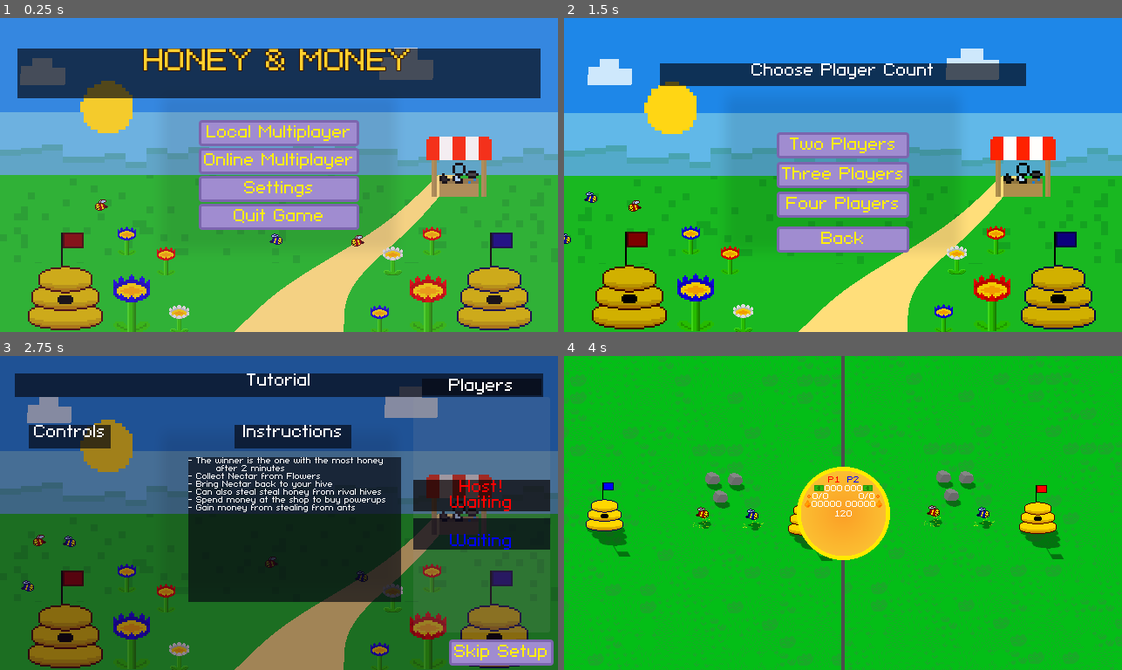
Above: before the commit, frames 1-4 (two rows, left to right).
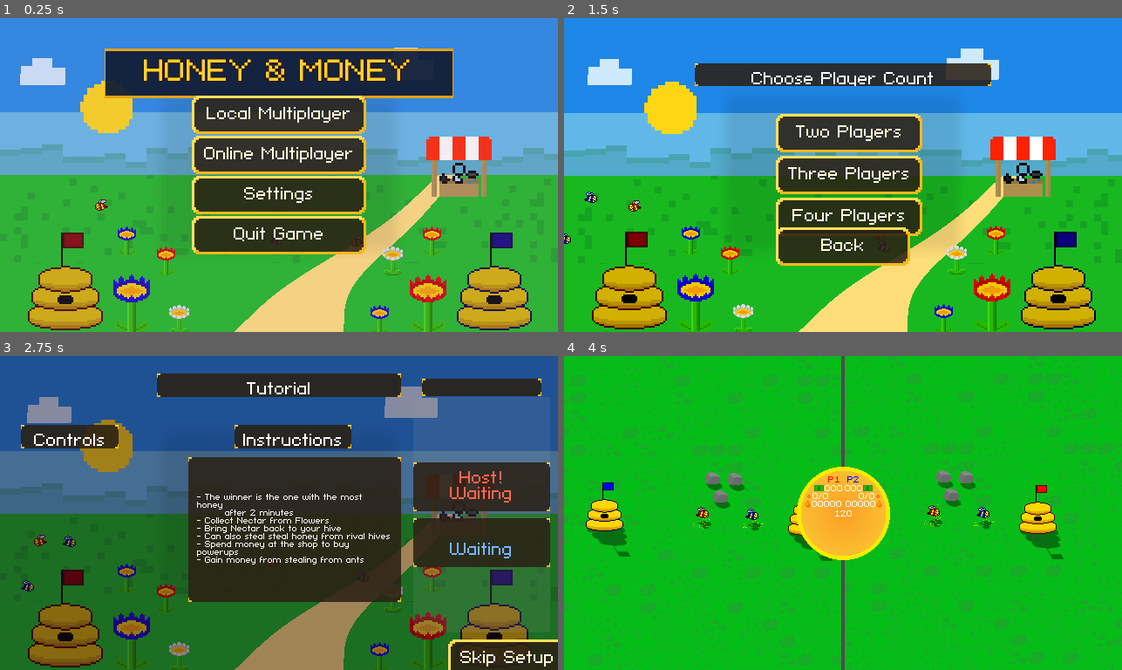
Above: after the commit, the same moments.

Repository: coloredasterisk/Alberta-Game-Jam-2026
Game: Godot game, scene res://scenes/main.tscn
The game is run twice, just before and just after one commit, with the same random seed, the same clock (stepped at 60 frames per second) and the same inputs.
Inputs (mouse positions are in pixels of both pictures, inside the frame that each line leads up to):
- Up to frame 1 (0.25 s): no input
- Up to frame 2 (1.5 s): tap Enter (p2_interact) at 0.5 s; move the mouse to (965, 159) at 0.52 s; hold D (p1_move_right) 0.53-1.25 s; tap E (p1_interact) at 0.6 s; click (965, 159) at 0.67 s; click "Local Multiplayer" at 1.25 s
- Up to frame 3 (2.75 s): click "Two Players" at 2 s
- Up to frame 4 (4 s): click "Skip Setup" at 2.75 s; drag from (731, 528) to (603, 516) at 3.52 s

The runs differ from the first frame. In frame 1, 24% of the frame differs, in the area x 3-97%, y 9-76%; in frame 2, 17%; in frame 3, 28%, in the area x 2-100%, y 5-100%; in frame 4, nothing differs.

Commit message:
Theme and align all pregame UI

Diff:
--- a/scenes/main.tscn
+++ b/scenes/main.tscn
@@ -306,9 +306,9 @@
 anchor_top = 0.5
 anchor_right = 0.5
 anchor_bottom = 0.5
-offset_left = -300.0
+offset_left = -200.0
 offset_top = -145.0
-offset_right = 300.0
+offset_right = 200.0
 offset_bottom = -88.0
 grow_horizontal = 2
 grow_vertical = 2
@@ -359,10 +359,13 @@
 
 [node name="TutorialTitle" type="RichTextLabel" parent="CanvasLayer/Screens/TutorialScreen" unique_id=1090403743]
 layout_mode = 0
-offset_left = 17.0
+anchor_left = 0.5
+anchor_right = 0.5
+offset_left = -140.0
 offset_top = 20.0
-offset_right = 623.0
+offset_right = 140.0
 offset_bottom = 47.0
+grow_horizontal = 2
 mouse_filter = 2
 bbcode_enabled = true
 text = "[center]Tutorial"
@@ -375,9 +378,9 @@
 
 [node name="ControlTitle" type="RichTextLabel" parent="CanvasLayer/Screens/TutorialScreen/ControlSection" unique_id=258007211]
 layout_mode = 0
-offset_left = 33.0
+offset_left = 24.0
 offset_top = 79.0
-offset_right = 127.0
+offset_right = 136.0
 offset_bottom = 106.0
 mouse_filter = 2
 bbcode_enabled = true
@@ -421,6 +424,7 @@
 offset_bottom = 207.0
 mouse_filter = 2
 theme_override_font_sizes/normal_font_size = 8
+fit_content = true
 text = "- The winner is the one with the most honey
 		after 2 minutes
 - Collect Nectar from Flowers
@@ -638,10 +642,10 @@
 anchor_top = 0.5
 anchor_right = 0.5
 anchor_bottom = 0.5
-offset_left = -197.5
-offset_top = -82.0
-offset_right = 197.5
-offset_bottom = -42.0
+offset_left = -170.0
+offset_top = -98.0
+offset_right = 170.0
+offset_bottom = -64.0
 grow_horizontal = 2
 grow_vertical = 2
 bbcode_enabled = true
@@ -656,15 +660,15 @@
 anchor_right = 0.5
 anchor_bottom = 0.5
 offset_left = -126.0
-offset_top = -52.0
+offset_top = -59.0
 offset_right = 126.0
-offset_bottom = -31.0
-grow_horizontal = 2
-grow_vertical = 2
-theme_override_font_sizes/normal_font_size = 8
-bbcode_enabled = true
-text = "[center]Play on the same network/wifi!
-"
+offset_bottom = -35.0
+grow_horizontal = 2
+grow_vertical = 2
+theme_override_font_sizes/normal_font_size = 8
+theme_override_colors/default_color = Color(0.94, 0.94, 0.9, 1)
+bbcode_enabled = true
+text = "[center]Play on the same network/wifi!"
 
 [node name="Selection" type="VBoxContainer" parent="CanvasLayer/Screens/OnlineMultiplayerSetup" unique_id=229808586]
 layout_mode = 1
@@ -678,7 +682,7 @@
 offset_right = 70.0
 offset_bottom = 66.0
 grow_horizontal = 2
-grow_vertical = 2
+grow_vertical = 1
 theme_override_constants/separation = 8
 
 [node name="HostGame" type="Button" parent="CanvasLayer/Screens/OnlineMultiplayerSetup/Selection" unique_id=110547270]
@@ -706,9 +710,9 @@
 anchor_top = 0.5
 anchor_right = 0.5
 anchor_bottom = 0.5
-offset_left = -210.0
+offset_left = -170.0
 offset_top = -128.0
-offset_right = 210.0
+offset_right = 170.0
 offset_bottom = -102.0
 grow_horizontal = 2
 grow_vertical = 2
@@ -777,9 +781,9 @@
 anchor_right = 0.5
 anchor_bottom = 0.5
 offset_left = -73.0
-offset_top = 62.0
+offset_top = 70.0
 offset_right = 73.0
-offset_bottom = 86.0
+offset_bottom = 94.0
 grow_horizontal = 2
 grow_vertical = 2
 text = "Back"
@@ -796,10 +800,10 @@
 anchor_top = 0.5
 anchor_right = 0.5
 anchor_bottom = 0.5
-offset_left = -210.0
-offset_top = -128.0
-offset_right = 210.0
-offset_bottom = -102.0
+offset_left = -300.0
+offset_top = -165.0
+offset_right = -20.0
+offset_bottom = -135.0
 grow_horizontal = 2
 grow_vertical = 2
 mouse_filter = 2
@@ -813,10 +817,10 @@
 anchor_top = 0.5
 anchor_right = 0.5
 anchor_bottom = 0.5
-offset_left = -210.0
-offset_top = 111.0
-offset_right = 210.0
-offset_bottom = 137.0
+offset_left = 20.0
+offset_top = -165.0
+offset_right = 300.0
+offset_bottom = -135.0
 grow_horizontal = 2
 grow_vertical = 2
 mouse_filter = 2
@@ -831,13 +835,13 @@
 anchor_right = 0.5
 anchor_bottom = 0.5
 offset_left = -101.5
-offset_top = -46.0
+offset_top = -125.0
 offset_right = 101.5
-offset_bottom = 46.0
-grow_horizontal = 2
-grow_vertical = 2
-theme_override_constants/h_separation = 10
-theme_override_constants/v_separation = 10
+offset_bottom = 80.0
+grow_horizontal = 2
+grow_vertical = 1
+theme_override_constants/h_separation = 4
+theme_override_constants/v_separation = 4
 columns = 6
 script = ExtResource("11_ya4ey")
 
--- a/scripts/main.gd
+++ b/scripts/main.gd
@@ -61,23 +61,128 @@
 	_show_lobby(true)
 
 
-## Adds a localized dark backplate to every free-standing RichTextLabel in the
-## pre-game screen tree. Buttons already provide their own contrast, and the HUD
+## Applies the themed pixel frames to every pre-game label and button. The HUD
 ## is outside Screens, so gameplay visuals remain completely unchanged.
 func _apply_pregame_text_contrast() -> void:
-	var backdrop := StyleBoxFlat.new()
-	backdrop.bg_color = Color(0.025, 0.035, 0.07, 0.68)
-	backdrop.set_corner_radius_all(3)
-	# Expand outside the existing control rectangle. Content margins would make
-	# the usable text box smaller and can shift or clip carefully aligned labels.
-	backdrop.expand_margin_left = 4.0
-	backdrop.expand_margin_top = 3.0
-	backdrop.expand_margin_right = 4.0
-	backdrop.expand_margin_bottom = 3.0
+	var honey_backdrop := _create_pixel_panel(false, false, false)
+	var royal_title := _create_pixel_panel(true, false, false)
+	var game_title := $CanvasLayer/Screens/TitleScreen/RichTextLabel as RichTextLabel
 
 	for node in $CanvasLayer/Screens.find_children("*", "RichTextLabel", true, false):
 		var label := node as RichTextLabel
-		label.add_theme_stylebox_override("normal", backdrop.duplicate())
+		label.add_theme_stylebox_override(
+			"normal",
+			royal_title.duplicate() if label == game_title else honey_backdrop.duplicate()
+		)
+		# RichTextLabel defaults to top alignment. Centre text vertically within
+		# its authored rectangle so every pixel frame has even space above/below.
+		label.vertical_alignment = VERTICAL_ALIGNMENT_CENTER
+
+	# Buttons use the same Honey Frame silhouette. Separate textures provide
+	# clear interaction feedback without exposing settings in the game UI.
+	var button_normal := _create_pixel_panel(false, false, false)
+	var button_hover := _create_pixel_panel(false, true, false)
+	var button_pressed := _create_pixel_panel(false, false, true)
+	for node in $CanvasLayer/Screens.find_children("*", "Button", true, false):
+		var button := node as Button
+		button.add_theme_stylebox_override("normal", button_normal.duplicate())
+		button.add_theme_stylebox_override("hover", button_hover.duplicate())
+		button.add_theme_stylebox_override("pressed", button_pressed.duplicate())
+		button.add_theme_stylebox_override("focus", button_hover.duplicate())
+		button.add_theme_stylebox_override("disabled", button_normal.duplicate())
+		button.add_theme_color_override("font_color", Color("fff8dc"))
+		button.add_theme_color_override("font_hover_color", Color.WHITE)
+		button.add_theme_color_override("font_pressed_color", Color("2b2116"))
+		button.add_theme_color_override("font_focus_color", Color.WHITE)
+
+	# Keep player identities colourful without tinting their dark frame. These
+	# brighter hues remain distinguishable against the neutral Honey Frame.
+	var player_colours := [
+		Color("ff6652"), Color("72b4ff"), Color("69e879"),
+		Color("ffe56b"), Color("ff7aeb"), Color("66e9f2"),
+	]
+	for i in range(player_colours.size()):
+		var lobby_label := _player_labels[i]
+		var ready_label := $CanvasLayer/Screens/TutorialScreen/PlayerSection/PlayerReady.get_node(
+			"Player" + str(i + 1)
+		) as RichTextLabel
+		for label in [lobby_label, ready_label]:
+			label.modulate = Color.WHITE
+			label.add_theme_color_override("default_color", player_colours[i])
+
+
+## Creates the pre-game frames from pixels at runtime. This keeps the styling
+## resolution-independent, locally authored, and separate from the scenery
+## shader. `royal` is reserved for the main game title; all other labels and
+## buttons use the simpler Honey Frame. Hover/pressed variants only alter the
+## Honey Frame colours, never its geometry or layout.
+func _create_pixel_panel(royal: bool, hovered: bool, pressed: bool) -> StyleBoxTexture:
+	const SIZE := 32
+	var image := Image.create(SIZE, SIZE, false, Image.FORMAT_RGBA8)
+	image.fill(Color.TRANSPARENT)
+
+	var edge := Color("e3a315") if royal else Color("f7b81b")
+	var highlight := Color("ffd42b") if royal else Color("ffe05a")
+	var centre := Color(0.071, 0.11, 0.21, 0.94) if royal else Color(0.17, 0.13, 0.086, 0.88)
+	if hovered:
+		edge = Color("ffd23f")
+		highlight = Color("fff0a0")
+		centre = Color(0.22, 0.16, 0.08, 0.94)
+	elif pressed:
+		edge = Color("b9780b")
+		highlight = Color("e3a315")
+		centre = Color("f3b71d")
+
+	for y in range(SIZE):
+		for x in range(SIZE):
+			var outer := _pixel_panel_contains(x, y, royal, false, SIZE)
+			if not outer:
+				continue
+			var inner := _pixel_panel_contains(x, y, royal, true, SIZE)
+			if inner:
+				image.set_pixel(x, y, centre)
+			else:
+				var lit := y < 4 or x < (6 if royal else 4)
+				image.set_pixel(x, y, highlight if lit else edge)
+
+	var panel := StyleBoxTexture.new()
+	panel.texture = ImageTexture.create_from_image(image)
+	panel.texture_margin_left = 10.0
+	panel.texture_margin_top = 10.0
+	panel.texture_margin_right = 10.0
+	panel.texture_margin_bottom = 10.0
+	panel.expand_margin_left = 6.0 if royal else 4.0
+	panel.expand_margin_top = 4.0 if royal else 3.0
+	panel.expand_margin_right = 6.0 if royal else 4.0
+	panel.expand_margin_bottom = 4.0 if royal else 3.0
+	return panel
+
+
+## Pixel mask for the nine-slice texture. Honey Frame uses two clipped corner
+## steps. Royal Hive adds a crown and side wings while retaining the same dark,
+## high-contrast reading area.
+func _pixel_panel_contains(x: int, y: int, royal: bool, inner: bool, size: int) -> bool:
+	if royal:
+		if inner:
+			return y >= 7 and y < size - 7 and x >= 7 and x < size - 7
+		var crown := y < 4 and x >= 9 and x < size - 9
+		var shoulder := y >= 4 and y < 7 and x >= 5 and x < size - 5
+		var body := y >= 7 and y < size - 7 and x >= 3 and x < size - 3
+		var wings := y >= 12 and y < 20
+		var lower_shoulder := y >= size - 7 and y < size - 4 and x >= 5 and x < size - 5
+		var base := y >= size - 4 and x >= 9 and x < size - 9
+		return crown or shoulder or body or wings or lower_shoulder or base
+
+	var inset := 3 if inner else 0
+	if y < inset or y >= size - inset:
+		return false
+	var local_y := y - inset
+	var local_size := size - inset * 2
+	if local_y < 2 or local_y >= local_size - 2:
+		return x >= 5 + inset and x < size - 5 - inset
+	if local_y < 5 or local_y >= local_size - 5:
+		return x >= 2 + inset and x < size - 2 - inset
+	return x >= inset and x < size - inset
 
 
 ## Starts phone-controller / relay networking for Session.mode. Called once the player finishes
Not shown, changed: shaders/GOLDEN_BLOOM_VALLEY_USAGE.md
